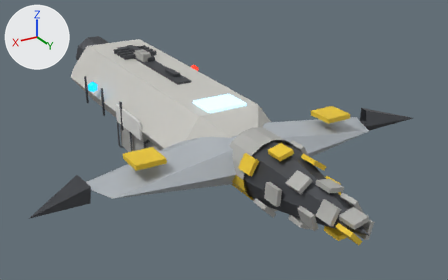
The glTF model godot/assets/ships/pickaxe.glb, before and after one commit.
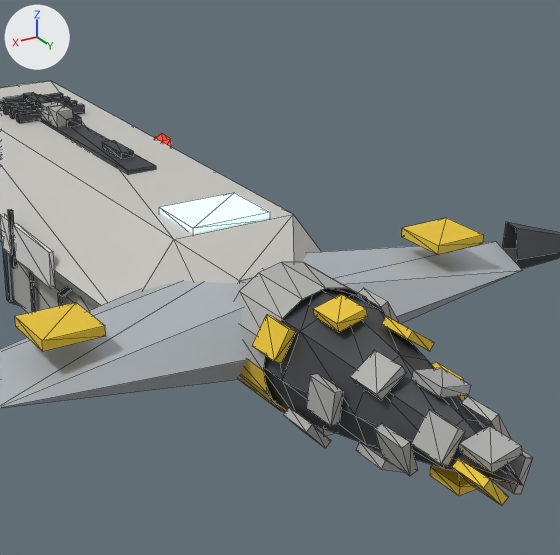
There are two pictures of each version: one whole from a 50 mm camera at (1.017, 1.975, 0.879) aimed at (-0.11, 0.097, -0.061), one close up on the part from 26% to 86% of the width and 0% to 96% of the height. The lights are fixed; the arrows at upper left show +X, +Y and +Z. The first two pictures are the older version. The close-ups show mesh edges as thin lines. Where no turn or scale is listed for an object, it has been applied to the vertices. Vertices at exactly the same position are counted once.

In view in the first close-up: 'Hull', 'Rotor_Spike'.
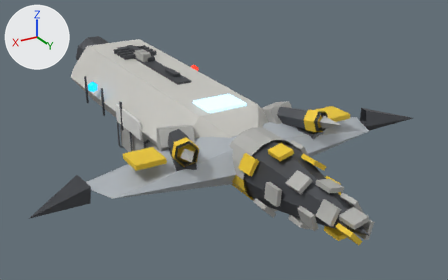
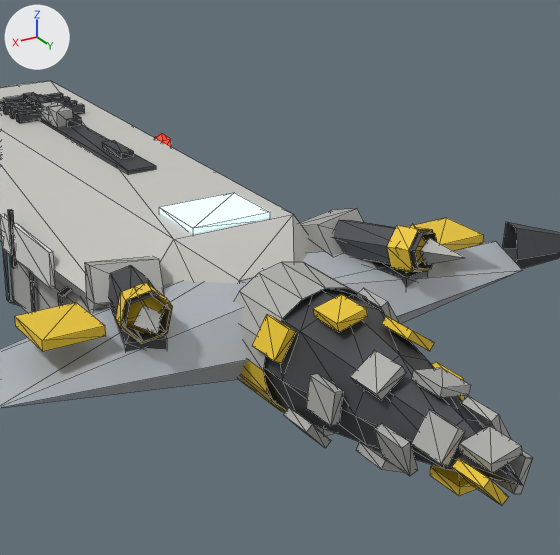
What differs and where, as boxes (x1, y1, x2, y2) in the close-ups (560 x 555 px):
'Harpoon_0', added
    after: (117, 287, 170, 334)
    faces in mat_hazard (yellow #edc830): (117, 287, 170, 333)
    faces in mat_shippanel (grey #b5b5b1): (133, 305, 162, 334)
'Harpoon_1', added
    after: (406, 224, 465, 273)
    faces in mat_shippanel (grey #b5b5b1): (420, 238, 465, 265)
    faces in mat_hazard (yellow #edc830): (406, 224, 426, 273)
part 1 of me_hull, added
    after: (85, 208, 437, 352)

What the commit changed:
me_hull is used by ob_hull; location (0.0, 0.0, 0.0).
me_hull had 602 vertices, 934 faces and spanned x -0.72..0.72, y -1.0..0.54, z -0.19..0.19.
me_hull now has 686 vertices, 1046 faces and spans x -0.72..0.72, y -1.0..0.54, z -0.19..0.19.
Part 1, on me_hull:
84 vertices are added at x -0.29..0.29, y 0.25..0.5, z 0.04..0.16.
56 new faces join them, mat_hulldark (dark grey #4d5055).
32 new faces join them, mat_shippanel (grey #b5b5b1).
24 new faces join them, mat_hazard (yellow #edc830).
Mesh me_harpoon_1 is new.
It has 21 vertices, 26 faces and spans x -0.028..0.048, y -0.1..0.068, z -0.043..0.035.
Faces by material slot: [18, 8].
It uses material mat_shippanel (grey #b5b5b1).
It uses material mat_hazard (yellow #edc830).
Mesh me_harpoon_0 is new.
It has 21 vertices, 26 faces and spans x -0.048..0.028, y -0.1..0.068, z -0.043..0.035.
Faces by material slot: [18, 8].
It uses material mat_shippanel (grey #b5b5b1).
It uses material mat_hazard (yellow #edc830).
Object 'Harpoon_1' (ob_harpoon_1) is new; it shows me_harpoon_1.
Its location is (-0.255, 0.495, 0.118).
Object 'Harpoon_0' (ob_harpoon_0) is new; it shows me_harpoon_0.
Its location is (0.255, 0.495, 0.118).
